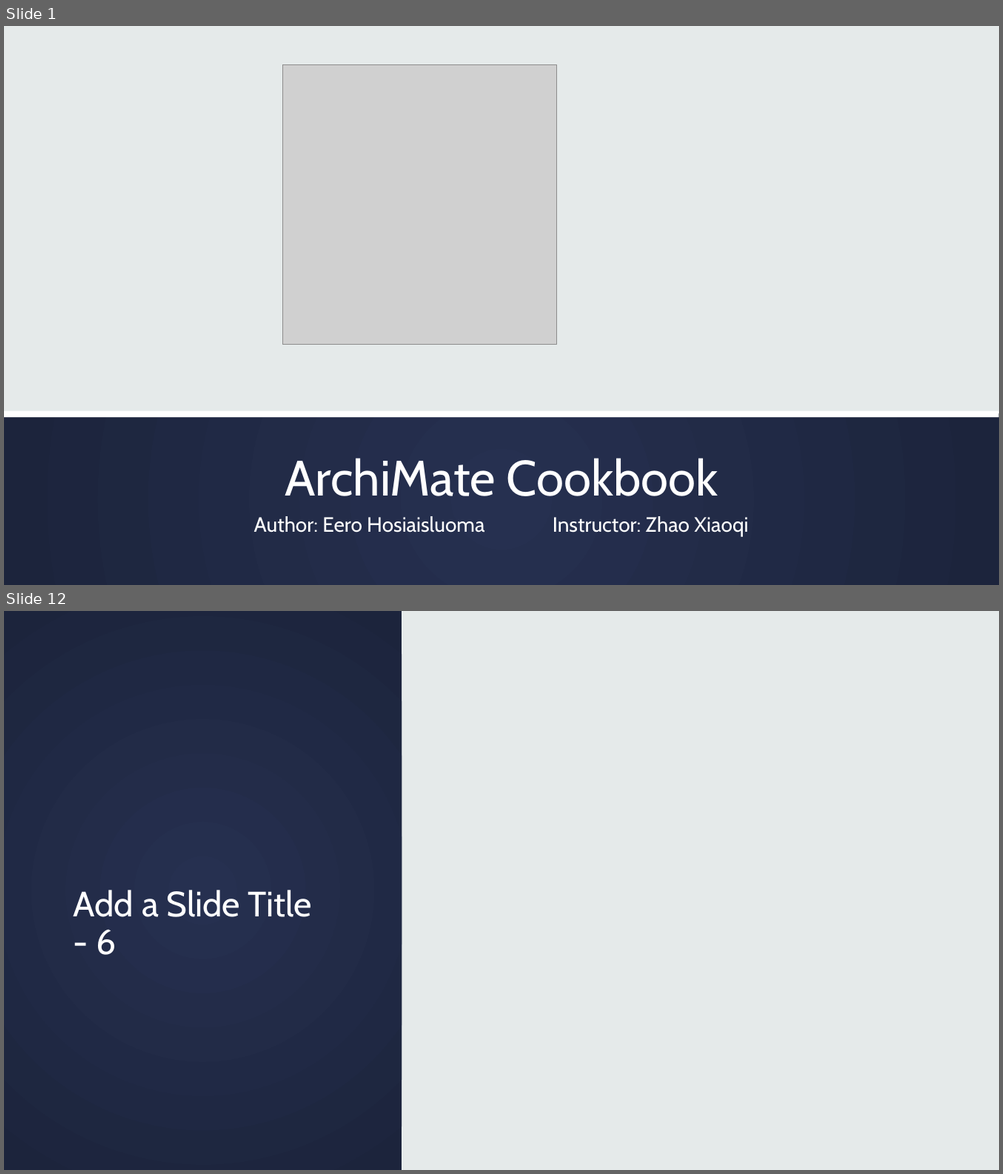
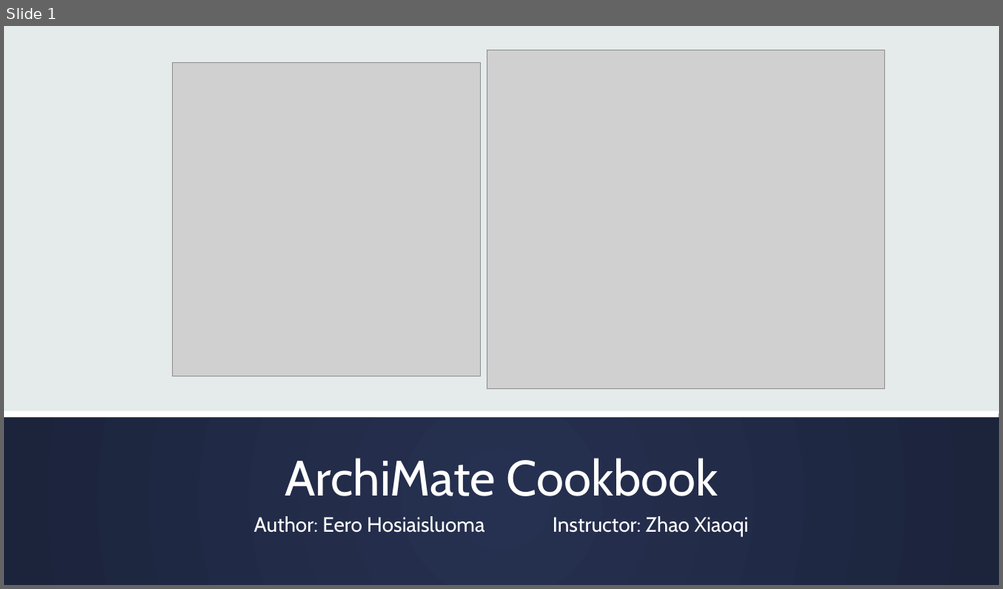
Before and after one commit to yasenstar/ArchiMate-Cookbook, a slide deck: ArchiMate_Cookbook.pptx. Shown one above the other, each under a label of ours: slides 1 and 12 before the commit, slide 1 after it; the slides between them are not shown. The pictures are 1003x1174 and 1003x589 pixels, drawn with LibreOffice and Linux fonts; fonts in the diff are those of the drawing; grey boxes stand for pictures; background and template pictures are left out. Boxes give left, top, right and bottom in pixels: in the first picture for what was removed or moved away, otherwise in the second. Text is boxed around its words. In the diff, an @@ line names an element or a change of style, - is before the commit and + after.

```diff
--- a/ArchiMate_Cookbook.pptx
+++ b/ArchiMate_Cookbook.pptx
@@ slide 12 removed at box(4, 611, 999, 1170), background #E5EAEA @@
@@ rectangle removed at box(4, 611, 401, 1170) @@
@@ title removed at box(74, 890, 312, 955) @@
-Add a Slide Title - 6
@@ slide 1 changed as well @@
@@ picture: place and size @@
-picture at box(282, 64, 557, 345)
+picture at box(173, 62, 481, 377)
@@ picture added at box(486, 50, 885, 389) @@
```
Also in this commit, not shown: 1 slide added, 11 other slides removed.
